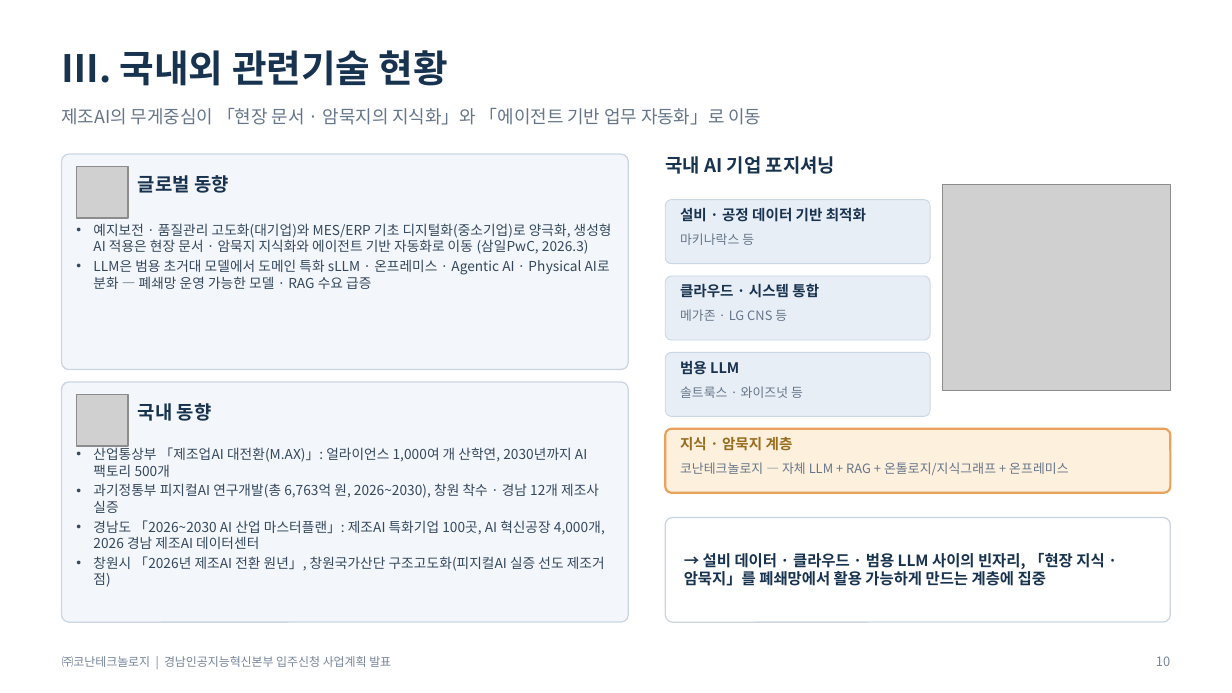
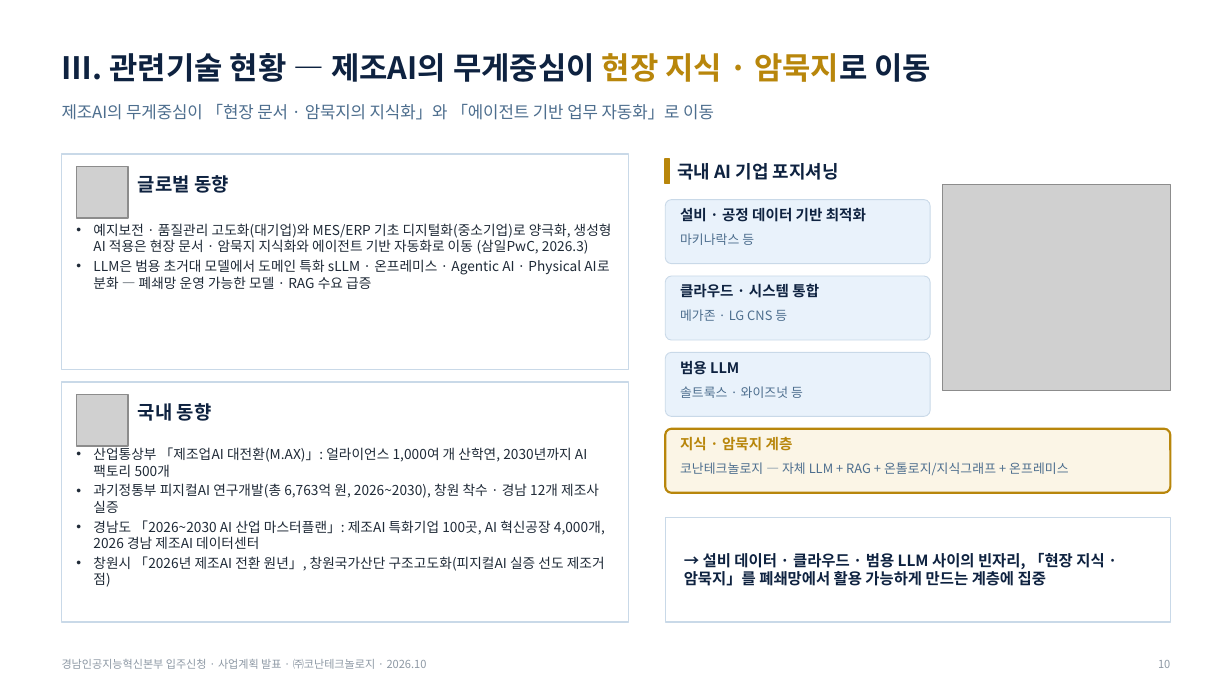
Before and after one commit to Jacob-Yeom/claude, a slide deck: slide 10 of deliverables/gyeongnam_tp_pitch/Konan_GyeongnamAI_Tenancy_Pitch_15min.pptx. Drawn at 1232x693 pixels with LibreOffice and Linux fonts; fonts in the diff are those of the drawing; grey boxes stand for pictures. Boxes give left, top, right and bottom in pixels: in the first picture for what was removed or moved away, otherwise in the second. Text is boxed around its words. In the diff, an @@ line names an element or a change of style, - is before the commit and + after.

```diff
--- a/deliverables/gyeongnam_tp_pitch/Konan_GyeongnamAI_Tenancy_Pitch_15min.pptx
+++ b/deliverables/gyeongnam_tp_pitch/Konan_GyeongnamAI_Tenancy_Pitch_15min.pptx
@@ text at bbox=[62, 53, 932, 82]: text changed; size 22 to 18 pt; text colour #18334F to #0E2240 @@
-Ⅲ. 국내외 관련기술 현황
+Ⅲ. 관련기술 현황 — 제조AI의 무게중심이 현장 지식 · 암묵지로 이동
@@ text "제조AI의 무게중심이 「현장 문서 · ..." at bbox=[62, 104, 714, 120]: size 10.5 to 9.8 pt, text colour #65768A to #4D6E8E @@
@@ rounded rectangle removed at bbox=[62, 154, 628, 370] @@
@@ rectangle added at bbox=[62, 154, 628, 370], fill #FFFFFF, outline #C9D9E8 0.75 pt @@
@@ rectangle added at bbox=[665, 159, 670, 184], fill #B8860B, outline #B8860B 1 pt @@
@@ text "국내 AI 기업 포지셔닝": place and size @@
-text "국내 AI 기업 포지셔닝" at bbox=[665, 156, 835, 174]
+text "국내 AI 기업 포지셔닝" at bbox=[678, 163, 839, 180]
@@ text "국내 AI 기업 포지셔닝" at bbox=[678, 163, 839, 180]: size 11 to 10.5 pt, text colour #18334F to #0E2240; less space between paragraphs; vertical alignment top to middle @@
@@ text "예지보전 · 품질관리 고도화(대기업)와 MES/ERP ..." at bbox=[93, 223, 612, 289]: text colour #34485E to #1F2A37 @@
@@ fill #E8EEF5 to #E9F2FB; outline #CAD6E2 0.5 pt to #C9D9E8 0.5 pt in 3 elements at bbox=[665, 200, 930, 264], bbox=[665, 276, 930, 340], bbox=[665, 352, 930, 416] @@
@@ rounded rectangle removed at bbox=[62, 382, 628, 622] @@
@@ rectangle added at bbox=[62, 382, 628, 622], fill #FFFFFF, outline #C9D9E8 0.75 pt @@
@@ text "산업통상부 「제조업AI 대전환(M.AX)」: 얼라이언스 1,000여 ..." at bbox=[93, 446, 605, 587]: text colour #34485E to #1F2A37 @@
@@ rounded rectangle at bbox=[665, 429, 1170, 493]: fill #FDF0DD to #FBF5E6; outline #E9A15B 1.25 pt to #B8860B 1.25 pt @@
@@ text "지식 · 암묵지 계층" at bbox=[680, 436, 793, 451]: text colour #986D20 to #B8860B @@
@@ text colour #65768A to #4D6E8E in 4 elements at bbox=[680, 233, 754, 245], bbox=[680, 309, 787, 321], bbox=[680, 386, 803, 398], bbox=[680, 462, 1068, 475] @@
@@ rounded rectangle removed at bbox=[665, 517, 1170, 622] @@
@@ rectangle added at bbox=[665, 517, 1170, 622], fill #FFFFFF, outline #C9D9E8 0.75 pt @@
@@ text colour #18334F to #0E2240 in 6 elements at bbox=[138, 175, 229, 193], bbox=[138, 403, 212, 421], bbox=[680, 207, 866, 222], bbox=[680, 283, 819, 298], bbox=[680, 361, 739, 375], bbox=[684, 553, 1104, 586] @@
@@ text at bbox=[62, 659, 427, 669]: text changed; size 7 to 6.5 pt; text colour #77869A to #8E99A5 @@
-㈜코난테크놀로지 | 경남인공지능혁신본부 입주신청 사업계획 발표
+경남인공지능혁신본부 입주신청 · 사업계획 발표 · ㈜코난테크놀로지 · 2026.10
@@ text "10" at bbox=[1158, 660, 1170, 668]: size 7.5 to 6.5 pt, text colour #77869A to #8E99A5 @@
```
Also in this commit, not shown: 17 other slides changed, 2 slides added, 1 slide removed, 3 other files.
